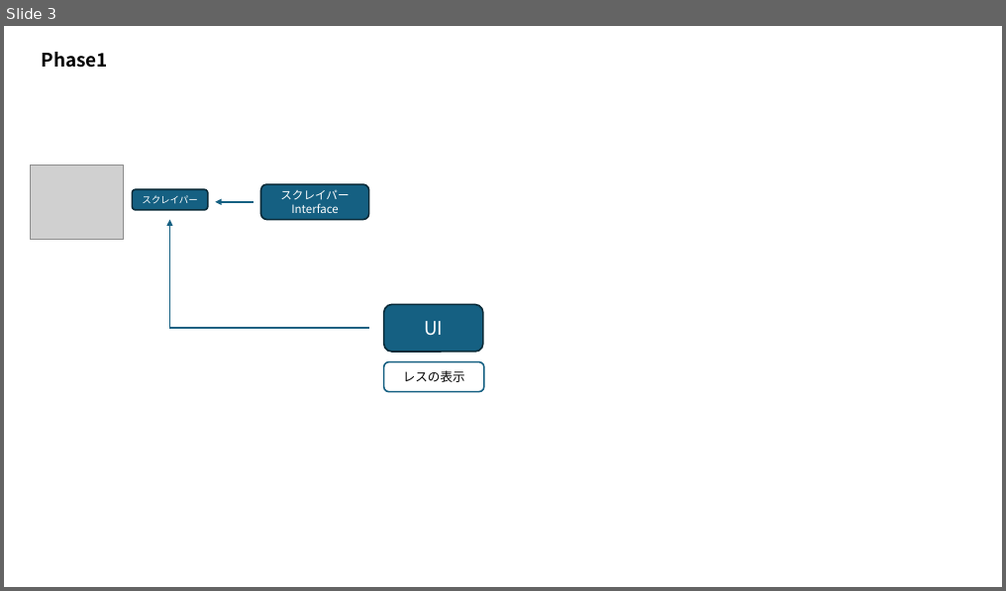
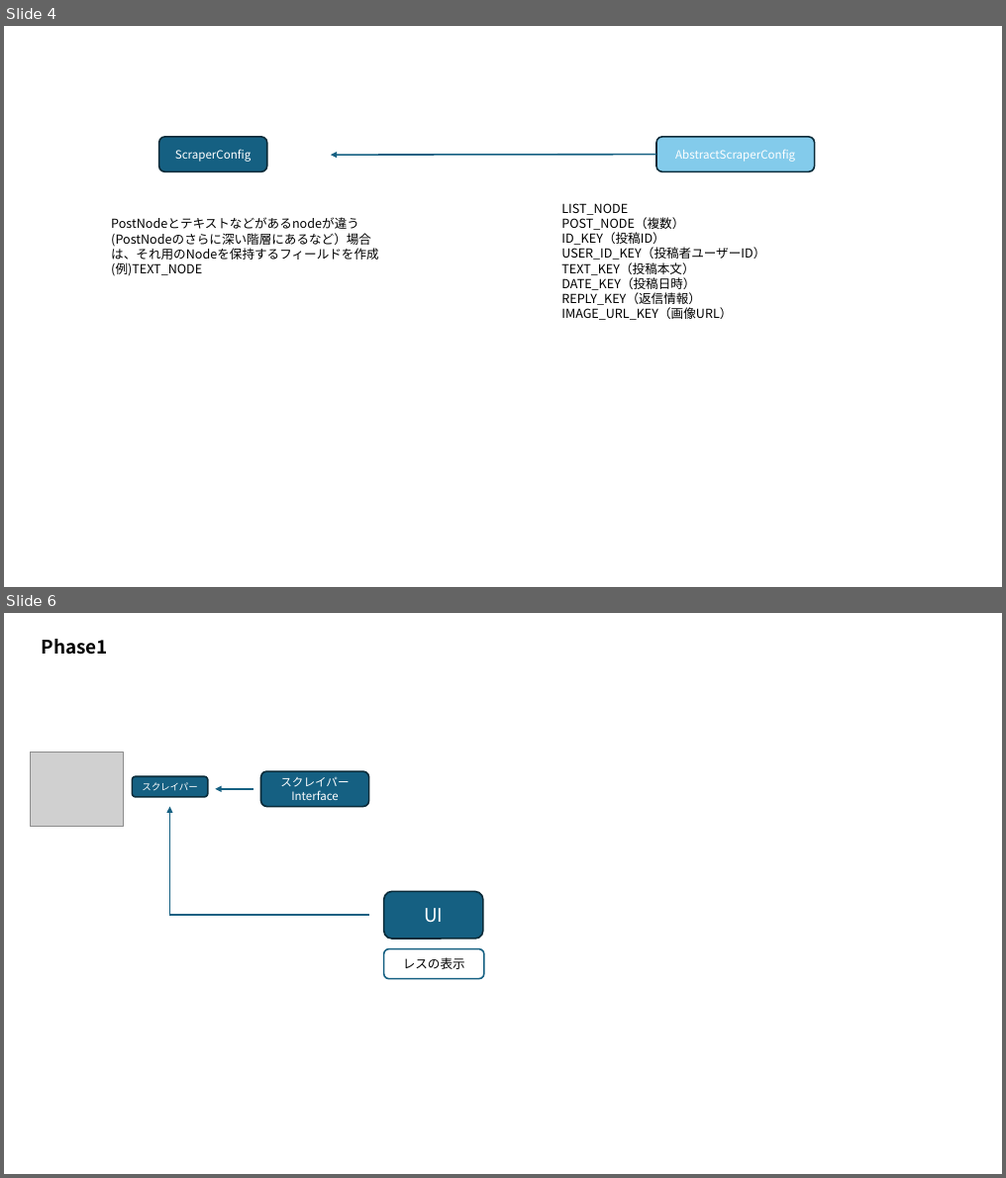
Before and after one commit to miyas02/matome_phase1, a slide deck: まとめサイト管理ソフトウェア要件定義.pptx. Shown one above the other, each under a label of ours: slide 3 before the commit, slides 4 and 6 after it; the slides between them are not shown. The pictures are 1006x591 and 1006x1178 pixels, drawn with LibreOffice and Linux fonts; fonts in the diff are those of the drawing; grey boxes stand for pictures. Boxes give left, top, right and bottom in pixels: in the first picture for what was removed or moved away, otherwise in the second. Text is boxed around its words. In the diff, an @@ line names an element or a change of style, - is before the commit and + after.

Commit message:
AbstractScraperConfig,ZawazawaScraperConfig作成

```diff
--- a/まとめサイト管理ソフトウェア要件定義.pptx
+++ b/まとめサイト管理ソフトウェア要件定義.pptx
@@ slide 4 added at box(4, 26, 1002, 587), background #FFFFFF @@
@@ rounded rectangle added at box(159, 137, 266, 172), fill #156082, outline #092A39 1.5 pt, 11 pt, text #FFFFFF @@
+ScraperConfig
@@ rounded rectangle added at box(656, 137, 815, 172), fill #83CBEB, outline #092A39 1.5 pt, 11 pt, text #FFFFFF @@
+AbstractScraperConfig
@@ arrow added from (656, 155) to (331, 155), #156082 1.5 pt @@
@@ text added at box(561, 203, 765, 320), 12 pt, text #000000 @@
+LIST_NODE
+POST_NODE（複数）
+ID_KEY（投稿ID）
+USER_ID_KEY（投稿者ユーザーID）
+TEXT_KEY（投稿本文）
+DATE_KEY（投稿日時）
+REPLY_KEY（返信情報）
+IMAGE_URL_KEY（画像URL）
@@ text added at box(111, 217, 379, 276), 12 pt, text #000000 @@
+PostNodeとテキストなどがあるnodeが違う(PostNodeのさらに深い階層にあるなど）場合は、それ用のNodeを保持するフィールドを作成(例)TEXT_NODE
@@ what was slide 3 is now slide 6 @@
```
Also in this commit, not shown: 1 slide changed, 2 other slides added, 6 other files.
